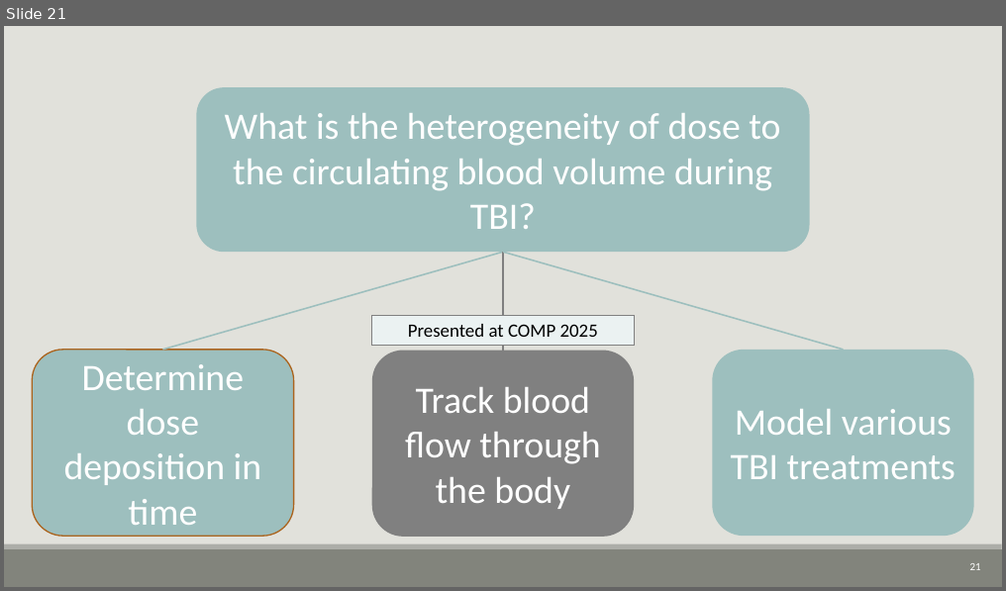
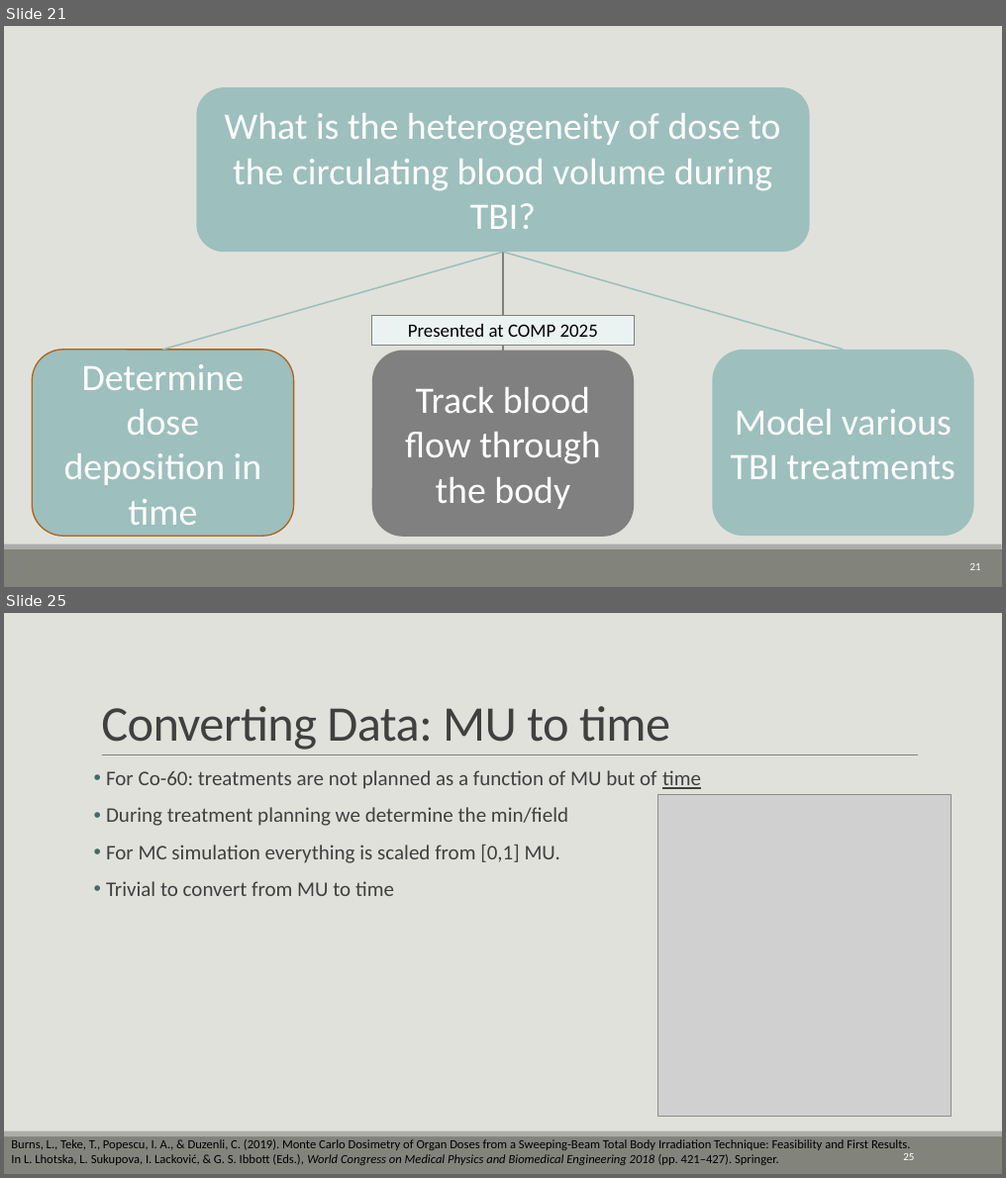
Before and after one commit to CNorthwayMedPhys/Full-Body-Flow-Model-Project, a slide deck: Working Documents/11.25_Committee Meeting.pptx. Shown one above the other, each under a label of ours: slide 21 before the commit, slides 21 and 25 after it; the slides between them are not shown. The pictures are 1006x591 and 1006x1178 pixels, drawn with LibreOffice and Linux fonts; fonts in the diff are those of the drawing; grey boxes stand for pictures. Boxes give left, top, right and bottom in pixels: in the first picture for what was removed or moved away, otherwise in the second. Text is boxed around its words. In the diff, an @@ line names an element or a change of style, - is before the commit and + after.

```diff
--- a/Working Documents/11.25_Committee Meeting.pptx
+++ b/Working Documents/11.25_Committee Meeting.pptx
@@ slide 25 added at bbox=[4, 613, 1002, 1174], background #E1E1DB; not listed: 2 template elements that a slide beside it also shows @@
@@ title added at bbox=[101, 706, 670, 750], 48 pt, text #404040 @@
+Converting Data: MU to time
@@ line added from (102, 756) to (918, 756), #808080 0.5 pt @@
@@ text added at bbox=[106, 770, 701, 896], 20 pt, text #404040 @@
+• For Co-60: treatments are not planned as a function of MU but of time
+• During treatment planning we determine the min/field
+• For MC simulation everything is scaled from [0,1] MU.
+• Trivial to convert from MU to time
@@ picture added at bbox=[658, 795, 951, 1116] @@
@@ text added at bbox=[11, 1140, 911, 1165], 12 pt, text #000000 @@
+Burns, L., Teke, T., Popescu, I. A., & Duzenli, C. (2019). Monte Carlo Dosimetry of Organ Doses from a Sweeping-Beam Total Body Irradiation Technique: Feasibility and First Results. In L. Lhotska, L. Sukupova, I. Lacković, & G. S. Ibbott (Eds.), World Congress on Medical Physics and Biomedical Engineering 2018 (pp. 421–427). Springer.
@@ page number added at bbox=[903, 1154, 914, 1160], 10.5 pt, text #FFFFFF @@
+25
```
Also in this commit, not shown: 8 slides changed, 16 other slides added, 2 slides removed.
